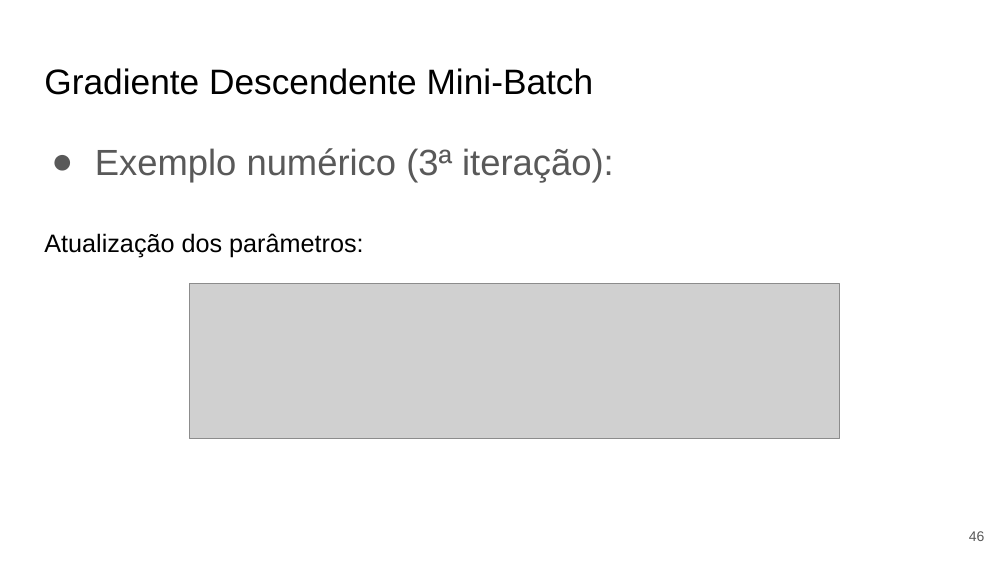
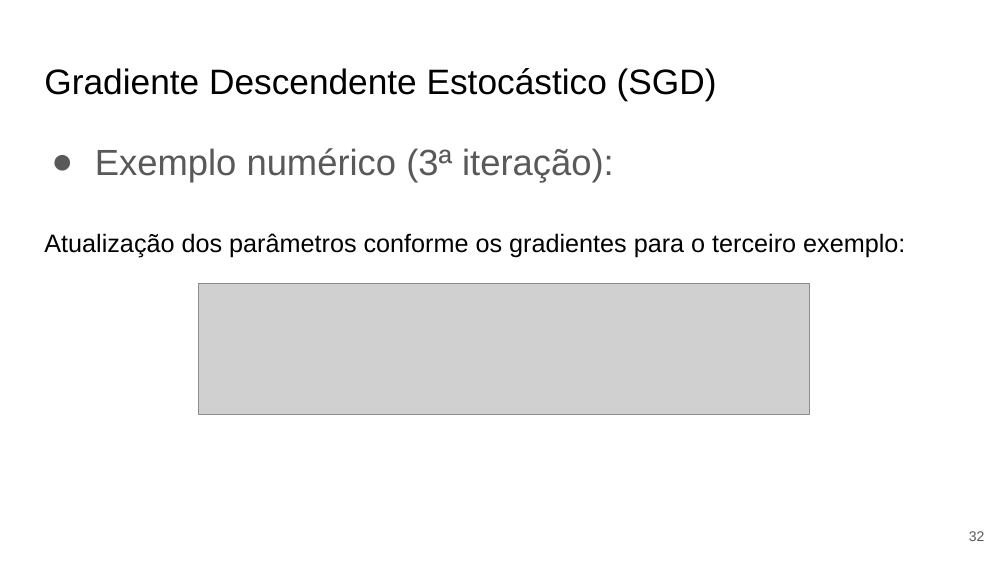
Before and after one commit to Redes-Neurais-2025-1/G5_DescidasGradiente_Fitting_Regularizacao, a slide deck: slide 32 of documentos/apresentacao.pptx (slide 46 before the commit). Drawn at 1008x567 pixels with LibreOffice and Linux fonts; fonts in the diff are those of the drawing; grey boxes stand for pictures. Boxes give left, top, right and bottom in pixels: in the first picture for what was removed or moved away, otherwise in the second. Text is boxed around its words. In the diff, an @@ line names an element or a change of style, - is before the commit and + after.

```diff
--- a/documentos/apresentacao.pptx
+++ b/documentos/apresentacao.pptx
@@ title at [44, 68, 717, 100]: text changed @@
-Gradiente Descendente Mini-Batch
+Gradiente Descendente Estocástico (SGD)
@@ text at [44, 233, 905, 257]: text changed @@
-Atualização dos parâmetros:
+Atualização dos parâmetros conforme os gradientes para o terceiro exemplo:
@@ picture: place and size @@
-picture at [190, 283, 840, 438]
+picture at [199, 283, 809, 414]
@@ page number at [969, 531, 985, 541]: text changed @@
-46
+32
```
Also in this commit, not shown: 23 other slides changed, 14 slides added, 4 slides removed, 1 other file.
